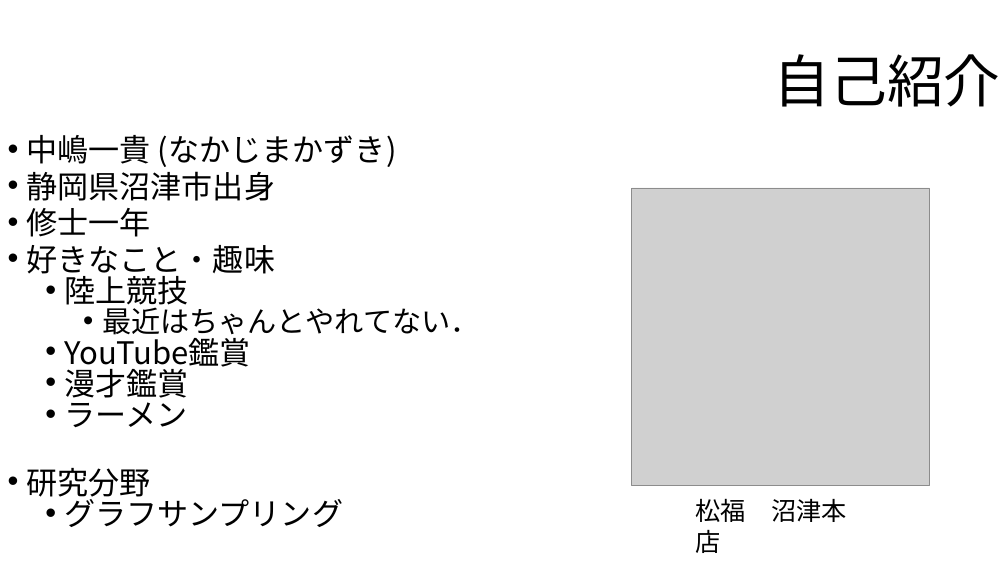
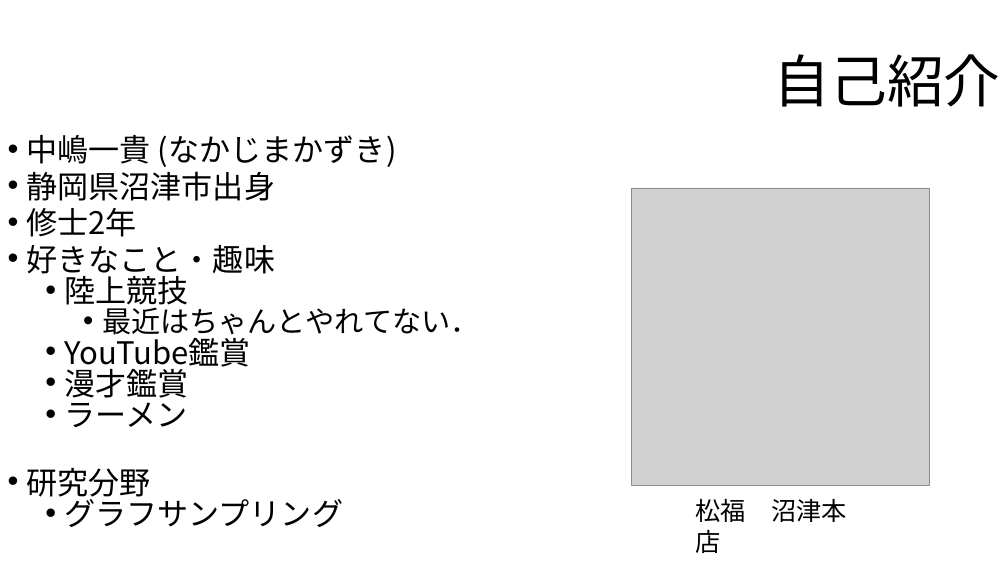
Before and after one commit to hiragaatsuya/trial_shudolab_2019, a slide deck: slide 2 of 第1回スライド.pptx. Drawn at 1008x567 pixels with LibreOffice and Linux fonts; fonts in the diff are those of the drawing; grey boxes stand for pictures; background and template pictures are left out. Boxes give left, top, right and bottom in pixels: in the first picture for what was removed or moved away, otherwise in the second. Text is boxed around its words. In the diff, an @@ line names an element or a change of style, - is before the commit and + after.

```diff
--- a/第1回スライド.pptx
+++ b/第1回スライド.pptx
@@ text at [26, 208, 137, 237]: text changed @@
-• 修士一年
+• 修士2年
```
Also in this commit, not shown: 5 other slides changed, 2 other files.
